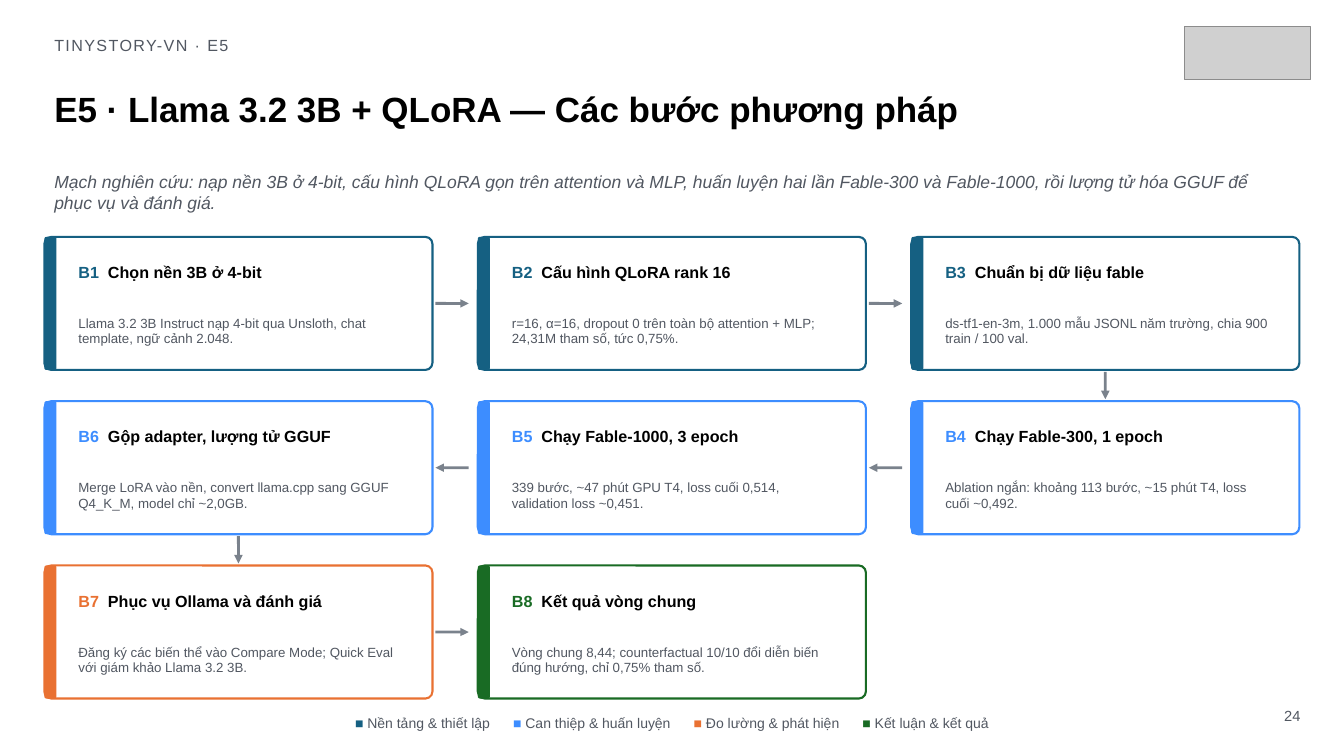
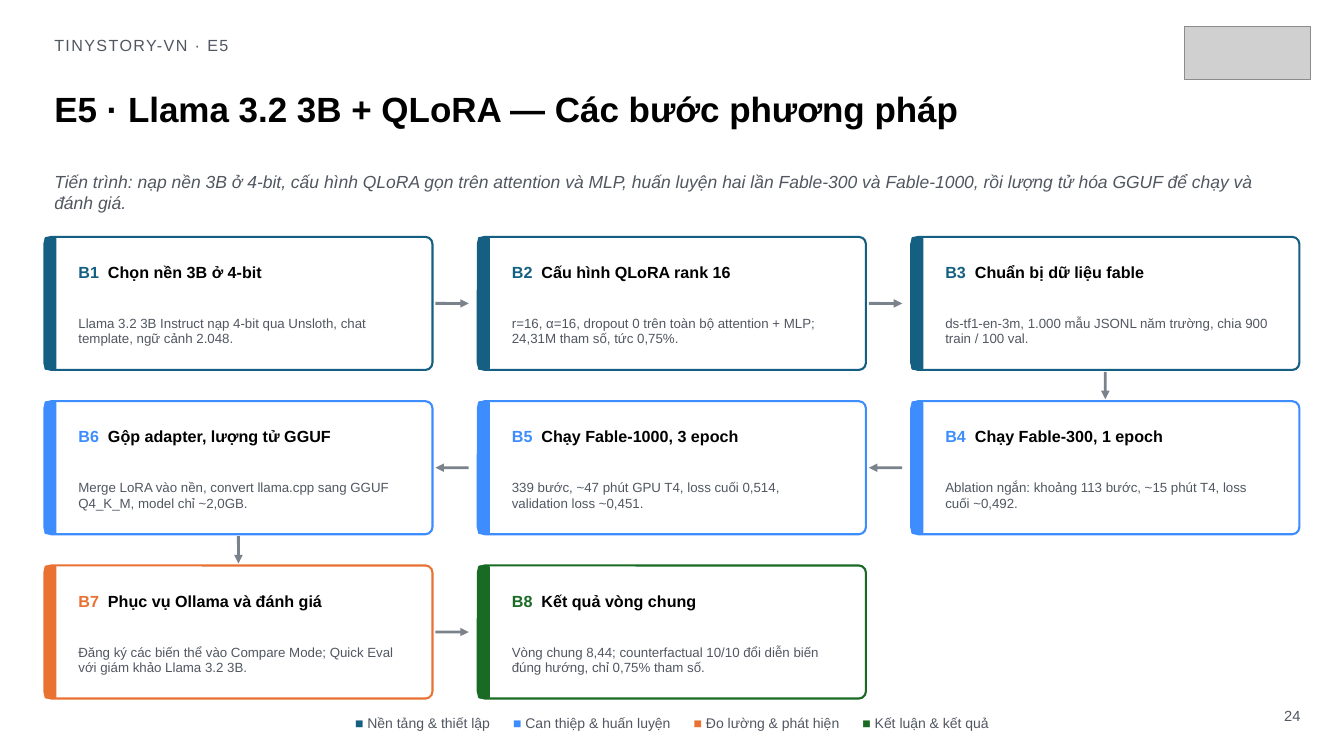
Before and after one commit to tungd/tinystory-vn, a slide deck: slide 24 of output/presentation/tinystory-vn-summary.pptx. Drawn at 1344x756 pixels with LibreOffice and Linux fonts; fonts in the diff are those of the drawing; grey boxes stand for pictures. Boxes give left, top, right and bottom in pixels: in the first picture for what was removed or moved away, otherwise in the second. Text is boxed around its words. In the diff, an @@ line names an element or a change of style, - is before the commit and + after.

```diff
--- a/output/presentation/tinystory-vn-summary.pptx
+++ b/output/presentation/tinystory-vn-summary.pptx
@@ text at (54,175,1252,213): text changed @@
-Mạch nghiên cứu: nạp nền 3B ở 4-bit, cấu hình QLoRA gọn trên attention và MLP, huấn luyện hai lần Fable-300 và Fable-1000, rồi lượng tử hóa GGUF để phục vụ và đánh giá.
+Tiến trình: nạp nền 3B ở 4-bit, cấu hình QLoRA gọn trên attention và MLP, huấn luyện hai lần Fable-300 và Fable-1000, rồi lượng tử hóa GGUF để chạy và đánh giá.
```
Also in this commit, not shown: 16 other slides changed, 4 other files.
